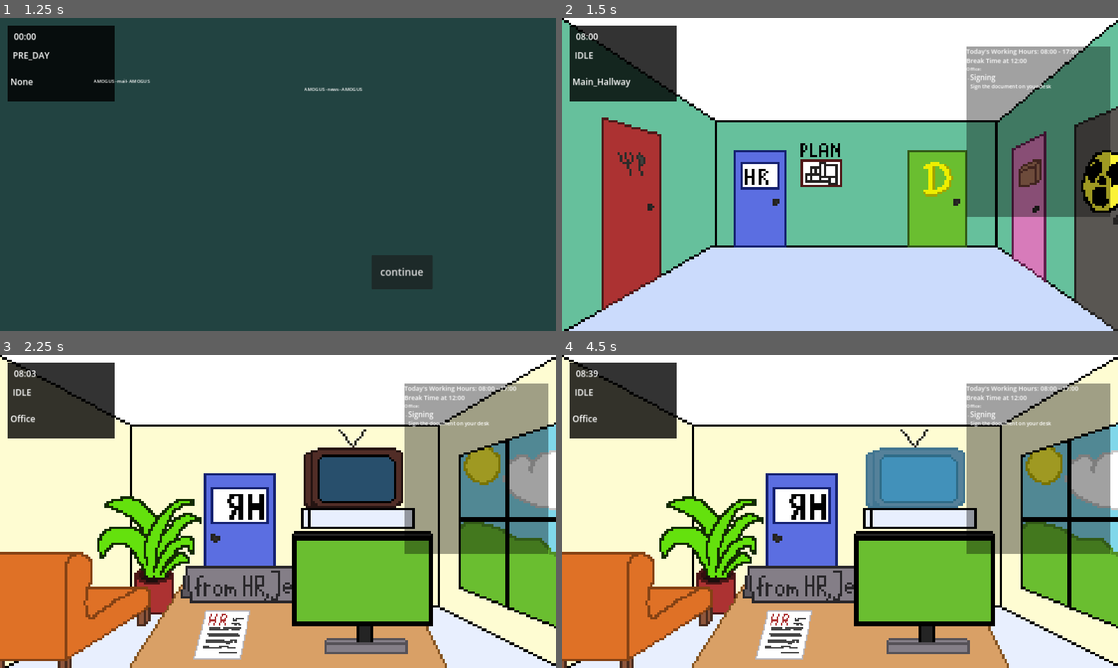
Above: before the commit, frames 1-4 (two rows, left to right).
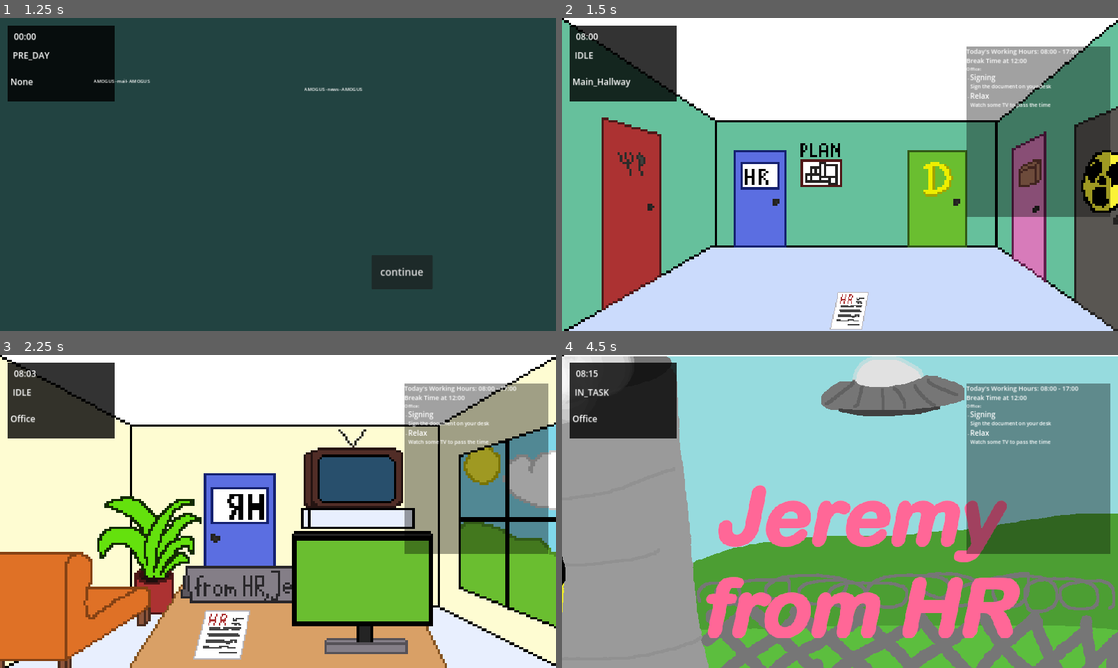
Above: after the commit, the same moments.

Repository: TheWalkingLapis/BrackeysGameJam2025_1
Game: Godot game, scene res://scenes/game_manager.tscn
The game is run twice, just before and just after one commit, with the same random seed, the same clock (stepped at 60 frames per second) and the same inputs.
Inputs (mouse positions are in pixels of both pictures, inside the frame that each line leads up to):
- Up to frame 1 (1.25 s): click "Start" at 0.5 s
- Up to frame 2 (1.5 s): click "continue" at 1.25 s
- Up to frame 3 (2.25 s): click (200, 536) at 2 s
- Up to frame 4 (4.5 s): click (923, 580) at 2.75 s; click (784, 633) at 3.5 s; click (917, 477) at 4.25 s

Frame 1 is identical in both runs. In frame 2, 0.8% of the frame differs, in the area x 48-88%, y 23-100%; in frame 3, 0.2%; in frame 4, 92%, in the area x 0-100%, y 0-100%.

Commit message:
Added watch tv task

Diff:
--- a/scenes/rooms/main_hallway.tscn
+++ b/scenes/rooms/main_hallway.tscn
@@ -6,6 +6,8 @@
 [ext_resource type="Texture2D" uid="uid://dausw13pqqwto" path="res://imgs/rooms/masks/main-hallway_kitchen_mask.png" id="4_o0wm0"]
 [ext_resource type="Texture2D" uid="uid://co8n6fkuyhppi" path="res://imgs/rooms/masks/main_hallway_storage_mask.png" id="5_o3r2r"]
 [ext_resource type="Texture2D" uid="uid://bsq48gvrsnxu8" path="res://imgs/rooms/masks/main_hallway_passage_mask.png" id="6_tr6t8"]
+[ext_resource type="Texture2D" uid="uid://dfqmdtt8cm6cb" path="res://imgs/sprites/tasks/hr-signing/document_laying.png" id="7_0d4fg"]
+[ext_resource type="Texture2D" uid="uid://h6xgld1lnyb3" path="res://imgs/sprites/tasks/hr-signing/document_laying_mask.png" id="8_ovrwh"]
 
 [sub_resource type="StyleBoxEmpty" id="StyleBoxEmpty_qxhba"]
 
@@ -20,9 +22,6 @@
 [sub_resource type="StyleBoxEmpty" id="StyleBoxEmpty_h80am"]
 
 [sub_resource type="StyleBoxEmpty" id="StyleBoxEmpty_62jgl"]
-
-[sub_resource type="StyleBoxFlat" id="StyleBoxFlat_kdk5y"]
-bg_color = Color(0.34902, 0.792157, 1, 0.533333)
 
 [sub_resource type="StyleBoxEmpty" id="StyleBoxEmpty_yah5k"]
 
@@ -120,9 +119,20 @@
 offset_right = 968.0
 offset_bottom = 584.0
 theme_override_styles/focus = SubResource("StyleBoxEmpty_62jgl")
-theme_override_styles/hover = SubResource("StyleBoxFlat_kdk5y")
+theme_override_styles/hover = ExtResource("3_3seoe")
 theme_override_styles/pressed = SubResource("StyleBoxEmpty_yah5k")
 theme_override_styles/normal = SubResource("StyleBoxEmpty_ijul4")
+
+[node name="Restaurant" type="TextureButton" parent="Doors"]
+texture_filter = 1
+layout_mode = 0
+offset_left = 925.0
+offset_top = 945.0
+offset_right = 1059.0
+offset_bottom = 1076.0
+texture_normal = ExtResource("7_0d4fg")
+texture_hover = ExtResource("8_ovrwh")
+stretch_mode = 0
 
 [node name="Tasks" type="Control" parent="."]
 visible = false
@@ -189,3 +199,4 @@
 [connection signal="pressed" from="Doors/Storage" to="." method="_on_storage_pressed"]
 [connection signal="pressed" from="Doors/Passage" to="." method="_on_passage_pressed"]
 [connection signal="pressed" from="Doors/Plan" to="." method="_on_plan_pressed"]
+[connection signal="pressed" from="Doors/Restaurant" to="." method="_on_restaurant_pressed"]
--- a/scenes/rooms/office.tscn
+++ b/scenes/rooms/office.tscn
@@ -11,6 +11,7 @@
 [ext_resource type="Texture2D" uid="uid://dfqmdtt8cm6cb" path="res://imgs/sprites/tasks/hr-signing/document_laying.png" id="8_5reqh"]
 [ext_resource type="Texture2D" uid="uid://cmoy00q6rj8jq" path="res://imgs/rooms/masks/office_tv_mask.png" id="9_oewpb"]
 [ext_resource type="Texture2D" uid="uid://dqtqvbeppd8d3" path="res://imgs/rooms/masks/office_couch_mask.png" id="10_p5nc4"]
+[ext_resource type="PackedScene" uid="uid://bjkkjp25nnmlt" path="res://scenes/tasks/task_watch_tv.tscn" id="12_yts8n"]
 
 [sub_resource type="StyleBoxEmpty" id="StyleBoxEmpty_ky8xr"]
 
@@ -156,6 +157,13 @@
 task_description = "Sign another document on your desk"
 after_mealtime = true
 
+[node name="Task_watch_TV_pre" parent="Tasks/Day1" instance=ExtResource("12_yts8n")]
+layout_mode = 1
+
+[node name="Task_watch_TV_post" parent="Tasks/Day1" instance=ExtResource("12_yts8n")]
+layout_mode = 1
+after_mealtime = true
+
 [node name="Day2" type="Control" parent="Tasks"]
 layout_mode = 3
 anchors_preset = 0
@@ -201,4 +209,5 @@
 [connection signal="pressed" from="Clickables/PCScreen" to="." method="_on_pc_screen_pressed"]
 [connection signal="pressed" from="Clickables/Door" to="." method="_on_door_pressed"]
 [connection signal="pressed" from="Clickables/DocumentTex/DocumentSigning" to="." method="_on_document_signing_pressed"]
+[connection signal="pressed" from="Clickables/TV" to="." method="_on_tv_pressed"]
 [connection signal="pressed" from="Clickables/Couch" to="." method="_on_couch_pressed"]
--- /dev/null
+++ b/scenes/tasks/task_watch_tv.tscn
@@ -0,0 +1,65 @@
+[gd_scene load_steps=7 format=3 uid="uid://bjkkjp25nnmlt"]
+
+[ext_resource type="Script" path="res://scripts/tasks/task_watch_tv.gd" id="1_qkhe0"]
+[ext_resource type="Texture2D" uid="uid://dtwrya5dg5xa7" path="res://imgs/main_menu_placeholder.png" id="2_idnjv"]
+
+[sub_resource type="StyleBoxEmpty" id="StyleBoxEmpty_mqsp6"]
+
+[sub_resource type="StyleBoxEmpty" id="StyleBoxEmpty_jxshv"]
+
+[sub_resource type="StyleBoxEmpty" id="StyleBoxEmpty_qo4nw"]
+
+[sub_resource type="StyleBoxEmpty" id="StyleBoxEmpty_bmdx7"]
+
+[node name="Task_watch_TV" type="Control"]
+layout_mode = 3
+anchors_preset = 15
+anchor_right = 1.0
+anchor_bottom = 1.0
+grow_horizontal = 2
+grow_vertical = 2
+mouse_filter = 2
+script = ExtResource("1_qkhe0")
+task_name = "Relax"
+task_description = "Watch some TV to pass the time"
+optional = true
+uncompletable = true
+
+[node name="Active" type="Control" parent="."]
+visible = false
+layout_mode = 1
+anchors_preset = 15
+anchor_right = 1.0
+anchor_bottom = 1.0
+grow_horizontal = 2
+grow_vertical = 2
+mouse_filter = 2
+
+[node name="TV_BG" type="TextureRect" parent="Active"]
+texture_filter = 1
+layout_mode = 1
+anchors_preset = 15
+anchor_right = 1.0
+anchor_bottom = 1.0
+offset_left = -1879.0
+offset_top = 6.0
+offset_right = 1.0
+offset_bottom = 1046.0
+grow_horizontal = 2
+grow_vertical = 2
+mouse_filter = 2
+texture = ExtResource("2_idnjv")
+
+[node name="Leave" type="Button" parent="Active"]
+layout_mode = 1
+anchors_preset = 15
+anchor_right = 1.0
+anchor_bottom = 1.0
+grow_horizontal = 2
+grow_vertical = 2
+theme_override_styles/focus = SubResource("StyleBoxEmpty_mqsp6")
+theme_override_styles/hover = SubResource("StyleBoxEmpty_jxshv")
+theme_override_styles/pressed = SubResource("StyleBoxEmpty_qo4nw")
+theme_override_styles/normal = SubResource("StyleBoxEmpty_bmdx7")
+
+[connection signal="pressed" from="Active/Leave" to="." method="_on_leave_pressed"]
--- a/scripts/game_manager.gd
+++ b/scripts/game_manager.gd
@@ -28,6 +28,7 @@
 	text_manager.finished_text.connect(_on_text_continue)
 
 	time_manager.break_time_over.connect(room_manager._on_break_time_over)
+	time_manager.evening.connect(room_manager._on_time_evening)
 
 	ui_manager.to_main_menu()
 
--- a/scripts/main_hallway.gd
+++ b/scripts/main_hallway.gd
@@ -1,26 +1,46 @@
 extends Room
 
+var allowed_rooms = {
+	0: ["Plan", "Office"],
+	1: ["Plan", "Office"],
+	2: ["Plan", "Office"],
+	3: ["Plan", "Office"],
+	4: ["Plan", "Office"],
+	5: ["Plan", "Office"]
+}
+
+var room_not_allowed_txt = "I shouldn't go there"
+var break_txt = "I should take a break first"
+
+func try_enter_room(room, break_active_txt=break_txt, not_allowed_txt=room_not_allowed_txt):
+	if Global.game_manager.allow_interaction:
+		if room in allowed_rooms[Global.game_manager.current_day]:
+			Global.room_manager.change_room_to(room)
+		elif Global.time_manager.break_active:
+			Global.text_manager.display_interaction_text(break_txt)
+		else:
+			Global.text_manager.display_interaction_text(room_not_allowed_txt)
+
 func _on_hr_pressed():
-	if !Global.game_manager.allow_interaction: return
-	Global.room_manager.change_room_to("Office")
+	try_enter_room("Office")
 
 func _on_boss_pressed():
-	if !Global.game_manager.allow_interaction: return
-	Global.room_manager.change_room_to("Boss")
+	try_enter_room("Boss")
 
 func _on_kitchen_pressed():
-	if !Global.game_manager.allow_interaction: return
-	Global.room_manager.change_room_to("Kitchen")
+	try_enter_room("Kitchen")
 
 func _on_storage_pressed():
-	if !Global.game_manager.allow_interaction: return
-	Global.room_manager.change_room_to("Storage")
+	try_enter_room("Storage")
 
 func _on_passage_pressed():
-	if !Global.game_manager.allow_interaction: return
-	Global.room_manager.change_room_to("Passage")
+	try_enter_room("Passage")
 
 func _on_plan_pressed():
-	Global.time_manager.resume_after_break()
-	#if !Global.game_manager.allow_interaction: return
-	#Global.room_manager.change_room_to("Plan")
+	try_enter_room("Plan")
+
+func _on_restaurant_pressed():
+	if Global.time_manager.break_active:
+		Global.room_manager.change_room_to("Restaurant")
+	else:
+		Global.text_manager.display_interaction_text("I got no time to leave")
--- a/scripts/office.gd
+++ b/scripts/office.gd
@@ -6,13 +6,16 @@
 @export var bg_texture_night_aliens: Texture2D
 
 var sign_task = null
+var tv_task = null
 
 # define this in a room for per-day (or break time) setup of tasks or visiblity
 # (task visiblity itself is handled by the room manager)
 func setup_day(day, post_break):
+	$Background.texture = bg_texture_day
 	match day:
 		0:
 			sign_task = $Tasks/Day1/Task_Document_Sign_Post if post_break else $Tasks/Day1/Task_Document_Sign_Pre
+			tv_task = $Tasks/Day1/Task_watch_TV_post if post_break else $Tasks/Day1/Task_watch_TV_pre
 		1:
 			pass
 		2:
@@ -27,13 +30,20 @@
 func _on_pc_screen_pressed():
 	if !Global.game_manager.allow_interaction: return
 	Global.text_manager.display_interaction_text("What a nice screen UwU")
-	Global.time_manager.change_time_speed(5.0)
-
 
 func _on_door_pressed():
 	if !Global.game_manager.allow_interaction and !Global.time_manager.break_active: return
 	Global.room_manager.change_room_to("Main_Hallway")
 
+func _on_tv_pressed():
+	if !Global.game_manager.allow_interaction: return
+	if tv_task != null:
+		if (tv_task as Task).get_task_completed():
+			Global.text_manager.display_interaction_text("I can't watch tv now") #never happens
+		else:
+			tv_task.start_task()
+	else:
+		Global.text_manager.display_interaction_text("I don't have time to watch TV right now")
 
 func _on_document_signing_pressed():
 	if !Global.game_manager.allow_interaction: return
@@ -48,3 +58,6 @@
 func _on_couch_pressed():
 	if !Global.game_manager.allow_interaction: return
 	print("COUCH TODO")
+
+func _on_time_evening():
+	$Background.texture = bg_texture_evening
--- a/scripts/room_manager.gd
+++ b/scripts/room_manager.gd
@@ -95,5 +95,11 @@
 	if num_completed_tasks == num_tasks:
 		print("all done, TODO")
 
+func _on_time_evening():
+	for room_name in name_to_node_dict:
+		if room_name == "None": continue
+		if name_to_node_dict[room_name].has_method("_on_time_evening"):
+			name_to_node_dict[room_name]._on_time_evening()
+
 func _process(delta):
 	pass
--- a/scripts/task_template.gd
+++ b/scripts/task_template.gd
@@ -11,13 +11,15 @@
 @export var tag: TaskTag = TaskTag.NONE
 
 @export var optional: bool = false
+@export var uncompletable: bool = false
 @export var after_mealtime: bool = false
 
 
 var is_completed: bool = false
 
 func set_task_completed():
-	is_completed = true
+	if !uncompletable:
+		is_completed = true
 	completed.emit()
 
 func get_task_completed():
--- /dev/null
+++ b/scripts/tasks/task_watch_tv.gd
@@ -0,0 +1,13 @@
+extends Task
+
+@onready var active = $Active
+
+func start_task():
+	active.visible = true
+	Global.time_manager.change_time_speed(5)
+	started.emit()
+
+func _on_leave_pressed():
+	active.visible = false
+	set_task_completed() # emits signal without making the tv unclickable, since the task in uncompletable
+	Global.time_manager.change_time_speed(1)
--- a/scripts/time_manager.gd
+++ b/scripts/time_manager.gd
@@ -4,14 +4,17 @@
 signal break_time()
 signal break_time_over()
 signal day_done()
+signal evening()
 
 const ingame_hour_in_seconds: float = 15.0
+const evening_hour: int = 17
 
 var day_start_hour: int = 0
 var day_end_hour: int = 0
 var day_break_hour: int = 0
 var post_break: bool = false
 var day_break_duration: int = 0
+var day_time = "day"
 
 var current_ingame_time: float = 0.0
 var current_ingame_hour: int = 0
@@ -48,6 +51,9 @@
 	if !post_break and current_ingame_hour == day_break_hour:
 		break_time.emit()
 		break_active = true
+	if current_ingame_hour == evening_hour and day_time != "evening":
+		evening.emit()
+		day_time = "evening"
 	if current_ingame_hour == day_end_hour:
 		current_ingame_time = day_end_hour
 		current_real_time = (current_ingame_time - day_start_hour) * ingame_hour_in_seconds
Not shown: 1 places in scenes/rooms/main_hallway.tscn that only renumber resources
Not shown: 1 places in scenes/rooms/office.tscn that only renumber resources
